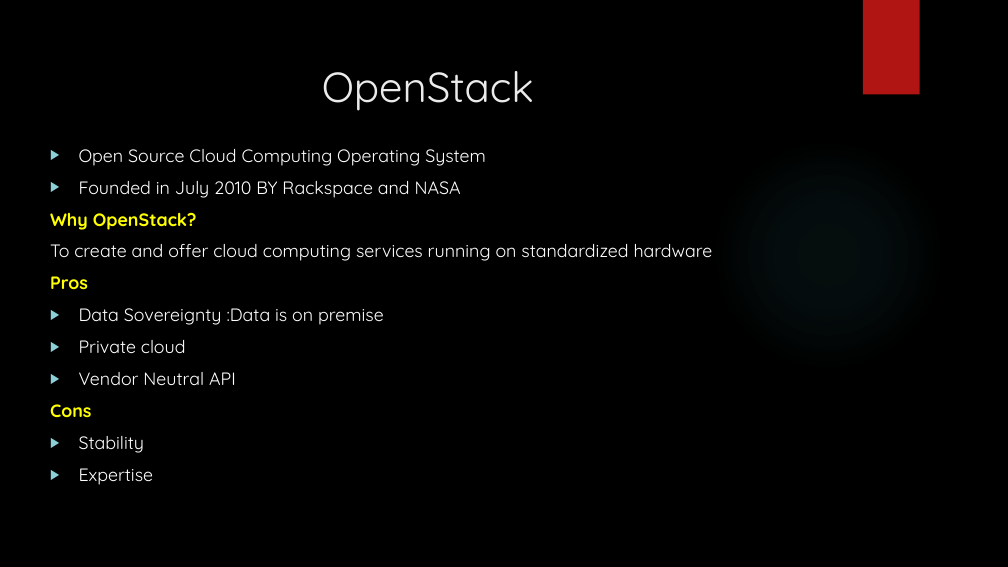
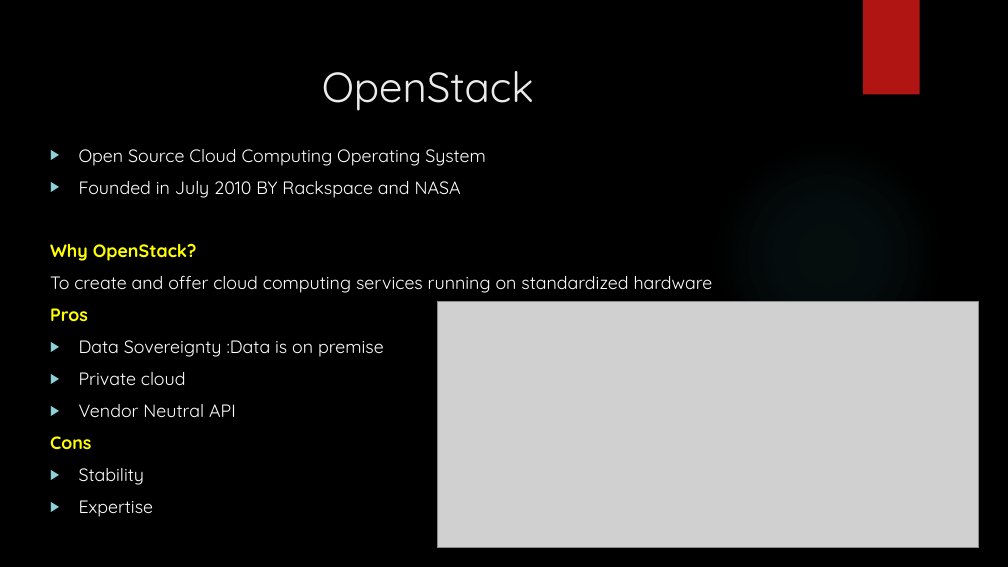
Before and after one commit to pptaj/ADS_Presentation, a slide deck: slide 7 of ADS_Presentation.pptx (slide 4 before the commit). Drawn at 1008x567 pixels with LibreOffice and Linux fonts; fonts in the diff are those of the drawing; grey boxes stand for pictures; background and template pictures are left out. Boxes give left, top, right and bottom in pixels: in the first picture for what was removed or moved away, otherwise in the second. Text is boxed around its words. In the diff, an @@ line names an element or a change of style, - is before the commit and + after.

```diff
--- a/ADS_Presentation.pptx
+++ b/ADS_Presentation.pptx
@@ text "Open Source Cloud Computing Operating ..." rewrapped from (50, 149, 713, 485) to (50, 149, 713, 517) @@
@@ picture added at (437, 302, 979, 548) @@
```
Also in this commit, not shown: 4 other slides changed, 6 slides added, 2 slides removed.
